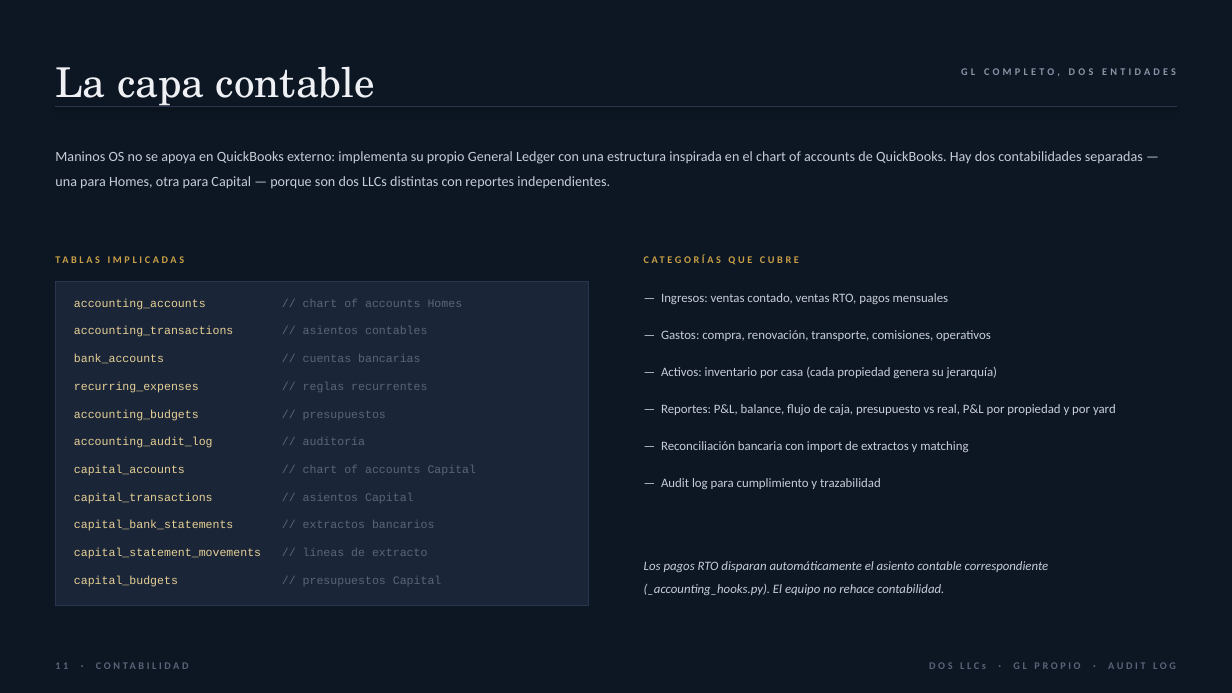
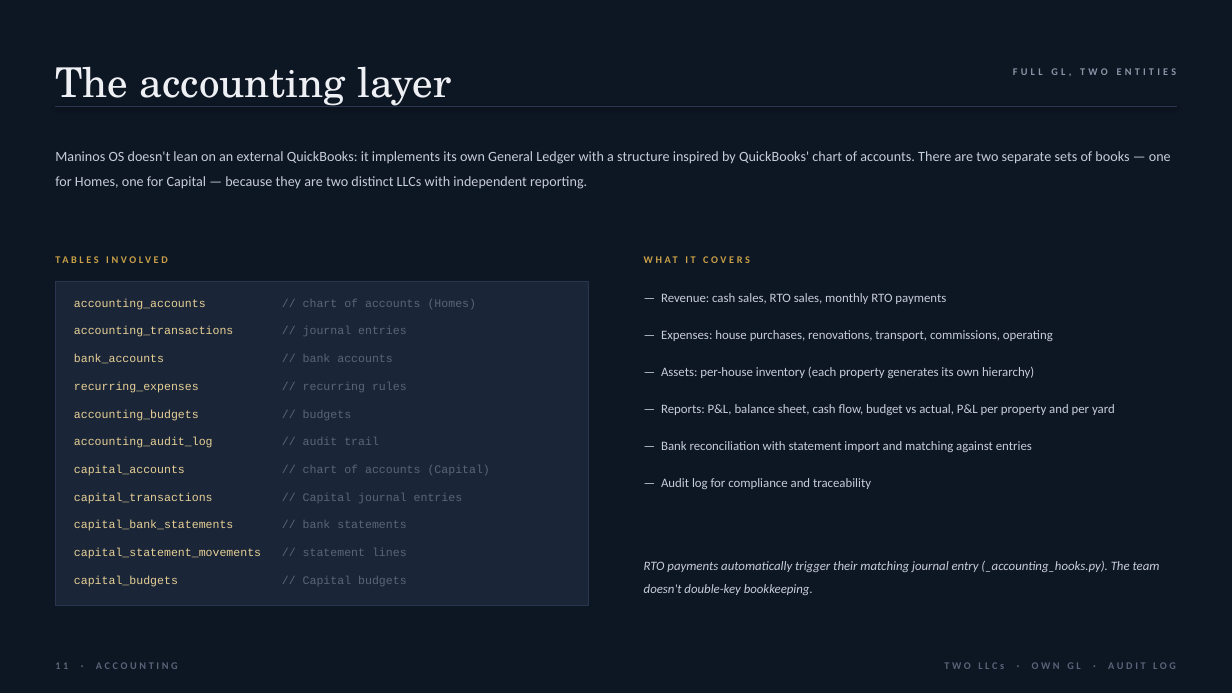
Before and after one commit to mariasebarespersona/maninos-ai, a slide deck: slide 14 of presentation/Maninos_OS_Pitch.pptx. Drawn at 1232x693 pixels with LibreOffice and Linux fonts; fonts in the diff are those of the drawing. Boxes give left, top, right and bottom in pixels: in the first picture for what was removed or moved away, otherwise in the second. Text is boxed around its words. In the diff, an @@ line names an element or a change of style, - is before the commit and + after.

```diff
--- a/presentation/Maninos_OS_Pitch.pptx
+++ b/presentation/Maninos_OS_Pitch.pptx
@@ text at (55, 66, 451, 107): text changed @@
-La capa contable
+The accounting layer
@@ text at (1013, 68, 1177, 76): text changed @@
-GL COMPLETO, DOS ENTIDADES
+FULL GL, TWO ENTITIES
@@ text at (55, 151, 1171, 189): text changed @@
-Maninos OS no se apoya en QuickBooks externo: implementa su propio General Ledger con una estructura inspirada en el chart of accounts de QuickBooks. Hay dos contabilidades separadas — una para Homes, otra para Capital — porque son dos LLCs distintas con reportes independientes.
+Maninos OS doesn't lean on an external QuickBooks: it implements its own General Ledger with a structure inspired by QuickBooks' chart of accounts. There are two separate sets of books — one for Homes, one for Capital — because they are two distinct LLCs with independent reporting.
@@ text at (361, 151, 369, 161): text changed @@
-CATEGORÍAS QUE CUBRE
+WHAT IT COVERS
@@ text at (55, 250, 589, 277): text changed @@
-TABLAS IMPLICADAS
+TABLES INVOLVED
@@ text at (74, 299, 477, 310): text changed @@
-accounting_accounts // chart of accounts Homes
+accounting_accounts // chart of accounts (Homes)
@@ text at (661, 293, 946, 304): text changed @@
-— Ingresos: ventas contado, ventas RTO, pagos mensuales
+— Revenue: cash sales, RTO sales, monthly RTO payments
@@ text at (74, 326, 407, 337): text changed @@
-accounting_transactions // asientos contables
+accounting_transactions // journal entries
@@ text at (74, 354, 392, 364): text changed @@
-bank_accounts // cuentas bancarias
+bank_accounts // bank accounts
@@ text at (661, 330, 1053, 341): text changed @@
-— Gastos: compra, renovación, transporte, comisiones, operativos
+— Expenses: house purchases, renovations, transport, commissions, operating
@@ text at (74, 382, 407, 393): text changed; text colour #5A6478 to #E6CF95 @@
-recurring_expenses // reglas recurrentes
+recurring_expenses // recurring rules
@@ text at (661, 367, 1034, 378): text changed @@
-— Activos: inventario por casa (cada propiedad genera su jerarquía)
+— Assets: per-house inventory (each property generates its own hierarchy)
@@ text at (74, 409, 352, 421): text changed @@
-accounting_budgets // presupuestos
+accounting_budgets // budgets
@@ text at (661, 404, 1115, 415): text changed @@
-— Reportes: P&L, balance, flujo de caja, presupuesto vs real, P&L por propiedad y por yard
+— Reports: P&L, balance sheet, cash flow, budget vs actual, P&L per property and per yard
@@ text at (74, 437, 379, 448): text changed @@
-accounting_audit_log // auditoría
+accounting_audit_log // audit trail
@@ text at (661, 441, 1032, 452): text changed @@
-— Reconciliación bancaria con import de extractos y matching
+— Bank reconciliation with statement import and matching against entries
@@ text at (74, 465, 490, 476): text changed @@
-capital_accounts // chart of accounts Capital
+capital_accounts // chart of accounts (Capital)
@@ text at (661, 478, 871, 489): text changed @@
-— Audit log para cumplimiento y trazabilidad
+— Audit log for compliance and traceability
@@ text at (74, 493, 463, 504): text changed; text colour #E6CF95 to #5A6478 @@
-capital_transactions // asientos Capital
+capital_transactions // Capital journal entries
@@ text at (74, 520, 406, 531): text changed @@
-capital_bank_statements // extractos bancarios
+capital_bank_statements // bank statements
@@ text at (74, 548, 407, 559): text changed @@
-capital_statement_movements // líneas de extracto
+capital_statement_movements // statement lines
@@ text at (644, 561, 1160, 595): text changed @@
-Los pagos RTO disparan automáticamente el asiento contable correspondiente (_accounting_hooks.py). El equipo no rehace contabilidad.
+RTO payments automatically trigger their matching journal entry (_accounting_hooks.py). The team doesn't double-key bookkeeping.
@@ text at (74, 576, 407, 587): text changed @@
-capital_budgets // presupuestos Capital
+capital_budgets // Capital budgets
@@ text at (55, 662, 178, 669): text changed @@
-11 · CONTABILIDAD
+11 · ACCOUNTING
@@ text at (944, 662, 1176, 669): text changed @@
-DOS LLCs · GL PROPIO · AUDIT LOG
+TWO LLCs · OWN GL · AUDIT LOG
```
Also in this commit, not shown: 15 other slides changed, 5 slides added, 5 slides removed, 3 other files.
